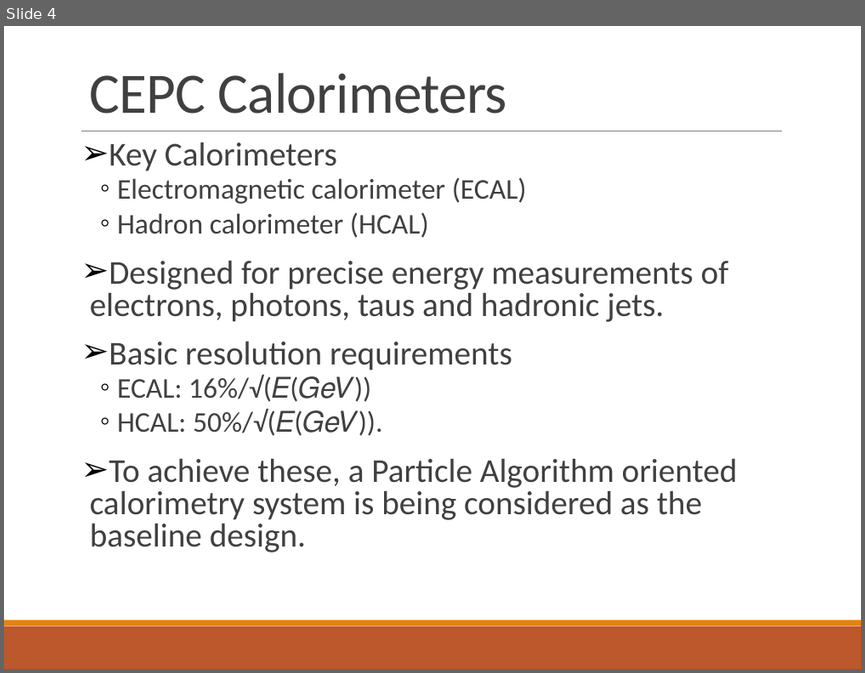
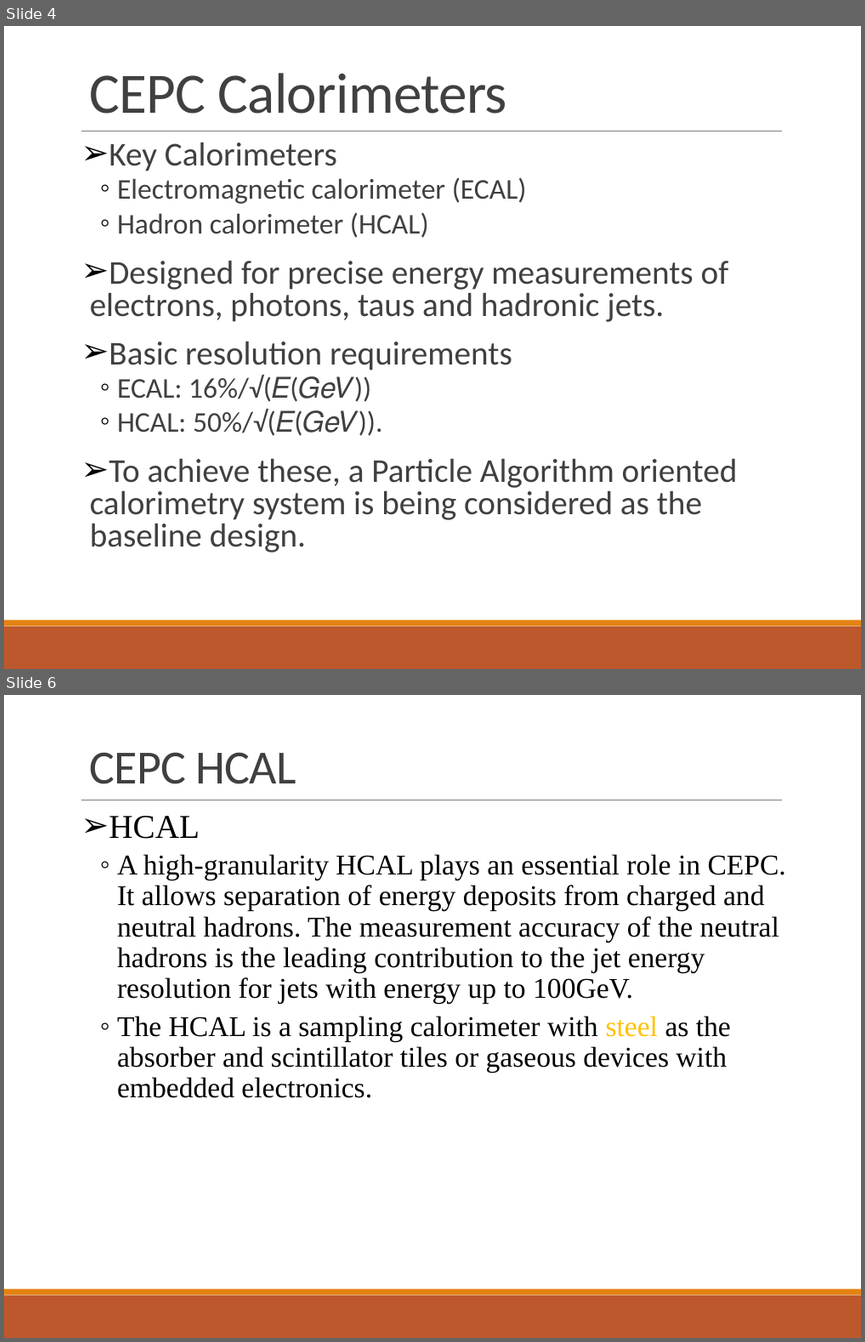
Before and after one commit to wyu0725/SDHCAL_DAQ, a slide deck: Slides/DHCAL_ReadOutElectronics.pptx. Shown one above the other, each under a label of ours: slide 4 before the commit, slides 4 and 6 after it; the slides between them are not shown. The pictures are 865x673 and 865x1342 pixels, drawn with LibreOffice and Linux fonts; fonts in the diff are those of the drawing. Boxes give left, top, right and bottom in pixels: in the first picture for what was removed or moved away, otherwise in the second. Text is boxed around its words. In the diff, an @@ line names an element or a change of style, - is before the commit and + after.

```diff
--- a/Slides/DHCAL_ReadOutElectronics.pptx
+++ b/Slides/DHCAL_ReadOutElectronics.pptx
@@ slide 6 added at [4, 695, 861, 1338], background #FFFFFF; not listed: 3 template elements that a slide beside it also shows @@
@@ title added at [90, 752, 296, 784], 40 pt, text #404040 @@
+CEPC HCAL
@@ text added at [109, 816, 786, 1098], 24 pt, text #000000 @@
+➢ HCAL
+  ◦ A high-granularity HCAL plays an essential role in CEPC. It allows separation of energy deposits from charged and neutral hadrons. The measurement accuracy of the neutral hadrons is the leading contribution to the jet energy resolution for jets with energy up to 100GeV.
+  ◦ The HCAL is a sampling calorimeter with steel as the absorber and scintillator tiles or gaseous devices with embedded electronics.
```
Also in this commit, not shown: 3 slides changed, 5 other slides added.
